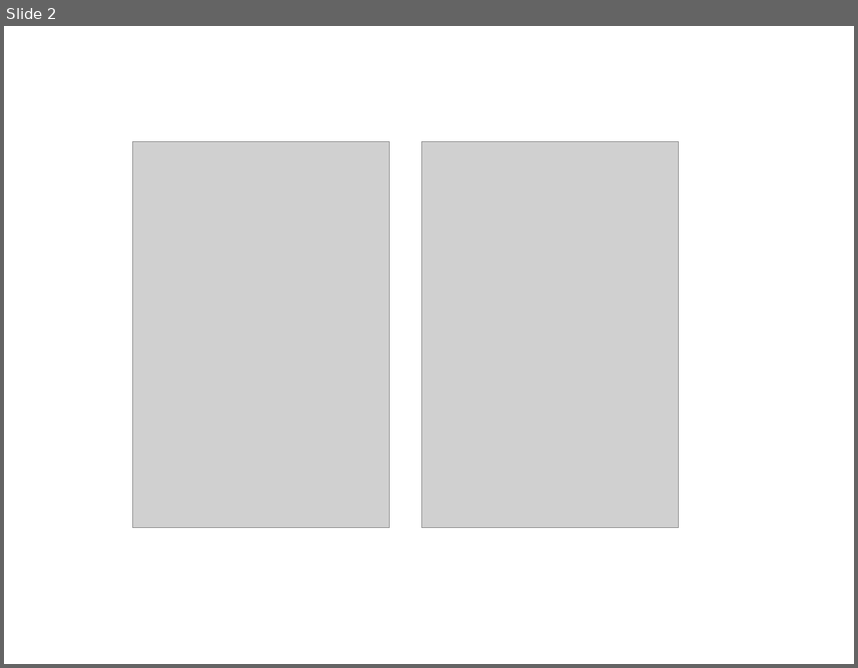
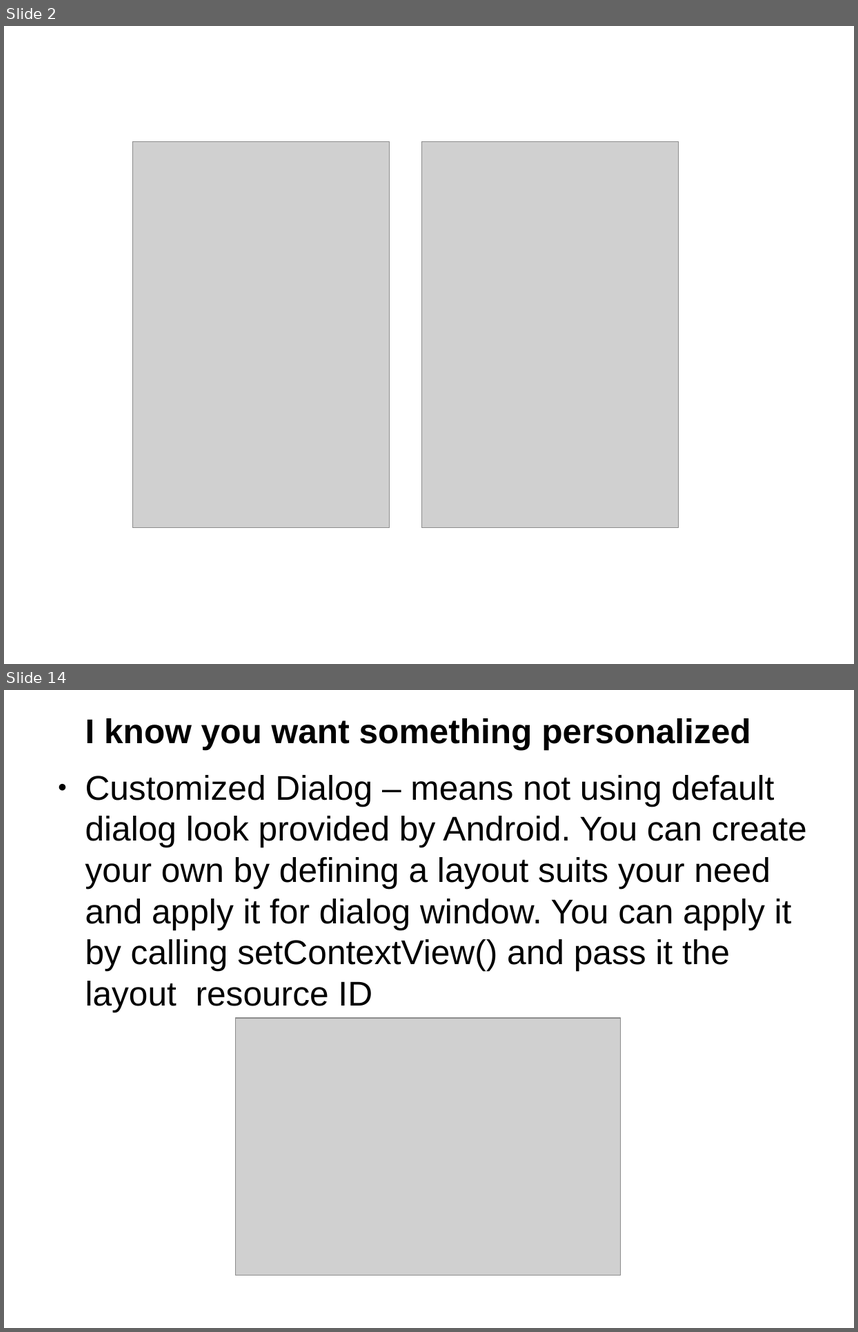
Before and after one commit to thegreatdao/testa, a slide deck: assets/android2.odp. Shown one above the other, each under a label of ours: slide 2 before the commit, slides 2 and 14 after it; the slides between them are not shown. The pictures are 858x668 and 858x1332 pixels, drawn with LibreOffice and Linux fonts; fonts in the diff are those of the drawing; grey boxes stand for pictures. Boxes give left, top, right and bottom in pixels: in the first picture for what was removed or moved away, otherwise in the second. Text is boxed around its words. In the diff, an @@ line names an element or a change of style, - is before the commit and + after.

```diff
--- a/assets/android2.odp
+++ b/assets/android2.odp
@@ slide 14 added at box(4, 690, 854, 1328), background #FFFFFF @@
@@ text added at box(85, 718, 807, 1012), 32 pt, text #000000 @@
+I know you want something personalized
+● Customized Dialog – means not using default dialog look provided by Android. You can create your own by defining a layout suits your need and apply it for dialog window. You can apply it by calling setContextView() and pass it the layout resource ID
@@ picture added at box(235, 1018, 621, 1274) @@
```
Also in this commit, not shown: 12 other slides added, 10 other files.
